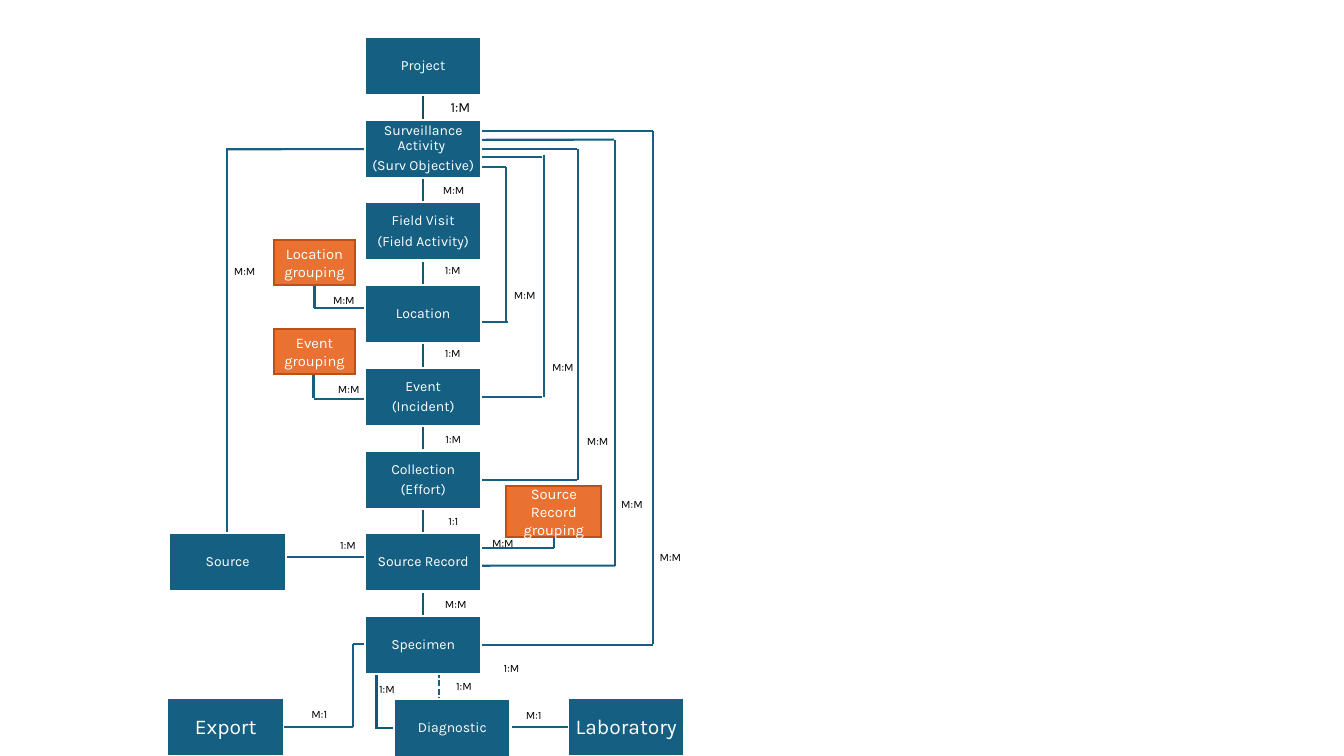
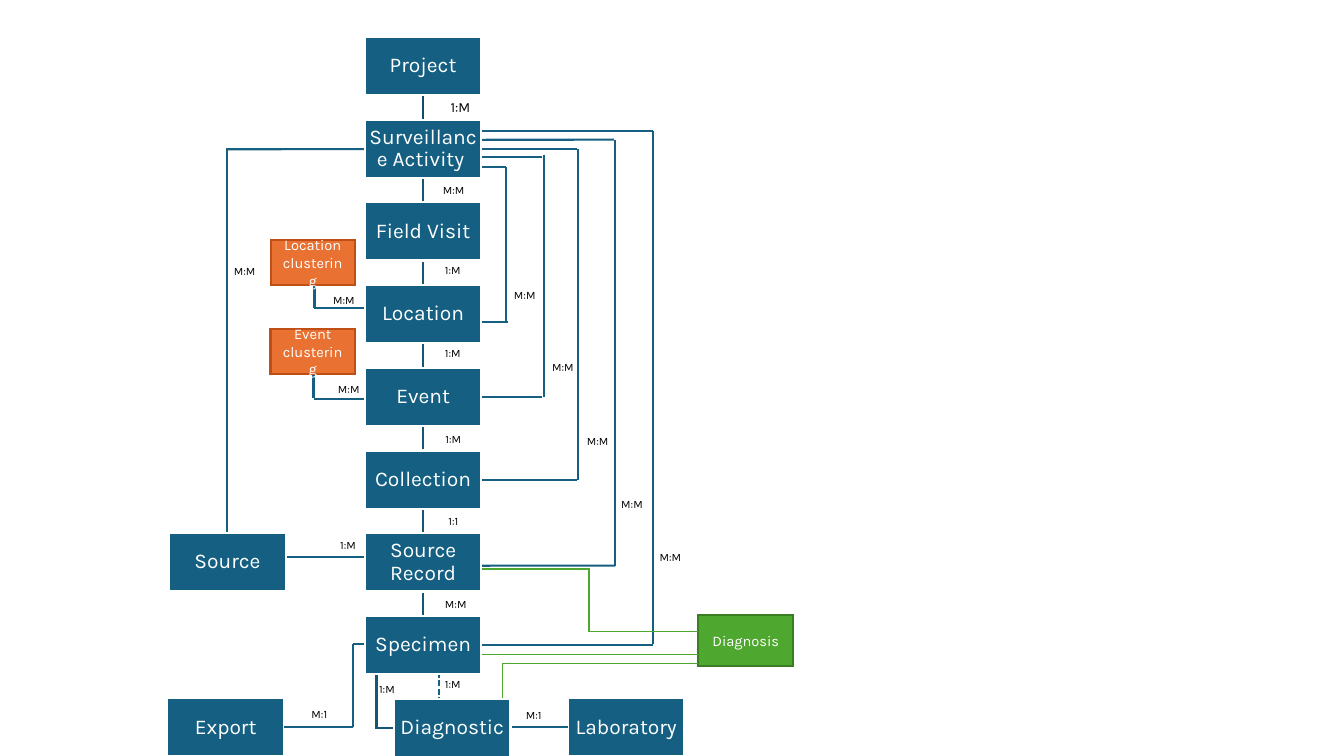
Before and after one commit to dmontecino/WH_Database, a slide deck: slide 3 of Units_diagram.pptx. Drawn at 1344x756 pixels with LibreOffice and Linux fonts; fonts in the diff are those of the drawing. Boxes give left, top, right and bottom in pixels: in the first picture for what was removed or moved away, otherwise in the second. Text is boxed around its words. In the diff, an @@ line names an element or a change of style, - is before the commit and + after.

```diff
--- a/Units_diagram.pptx
+++ b/Units_diagram.pptx
@@ text at (372, 160, 474, 174): paragraph removed @@
-(Surv Objective)
@@ text in rectangle at (284, 237, 341, 250): text changed @@
-Location grouping
+Location clustering
@@ text at (377, 236, 469, 250): paragraph removed @@
-(Field Activity)
@@ rectangle "Event clustering": place and size @@
-rectangle "Event clustering" at (274, 329, 355, 374)
+rectangle "Event clustering" at (270, 329, 355, 374)
@@ text in rectangle at (294, 326, 331, 339): text changed @@
-Event grouping
+Event clustering
@@ text at (392, 401, 455, 413): paragraph removed @@
-(Incident)
@@ size 10 to 15 pt; more space between paragraphs in 10 elements at (390, 57, 457, 77), (382, 305, 464, 321), (390, 543, 456, 581), (375, 636, 471, 656), (400, 719, 504, 739), (194, 554, 260, 569), (393, 151, 464, 171), (376, 223, 470, 239), (396, 389, 450, 404), (375, 471, 471, 487) @@
@@ text at (401, 484, 446, 496): paragraph removed @@
-(Effort)
@@ rectangle removed at (506, 486, 601, 537) @@
-Source Record grouping
@@ text removed at (492, 537, 514, 549) @@
-M:M
@@ line removed from (554, 548) to (554, 538) @@
@@ line removed from (554, 548) to (482, 548) @@
@@ elbow line added from (480, 570) to (699, 631), #4EA72E 1 pt @@
@@ rectangle added at (699, 616, 793, 667), fill #4EA72E, outline #3B7D23 1.5 pt, 10.5 pt, text #FFFFFF @@
+Diagnosis
@@ line added from (480, 654) to (699, 654), #4EA72E 1 pt @@
@@ text "1:M": place and size @@
-text "1:M" at (456, 683, 472, 690)
+text "1:M" at (445, 681, 461, 688)
@@ elbow line added from (502, 701) to (699, 663), #4EA72E 1 pt @@
@@ text removed at (504, 665, 520, 672) @@
-1:M
```
Also in this commit, not shown: 2 other slides changed.
